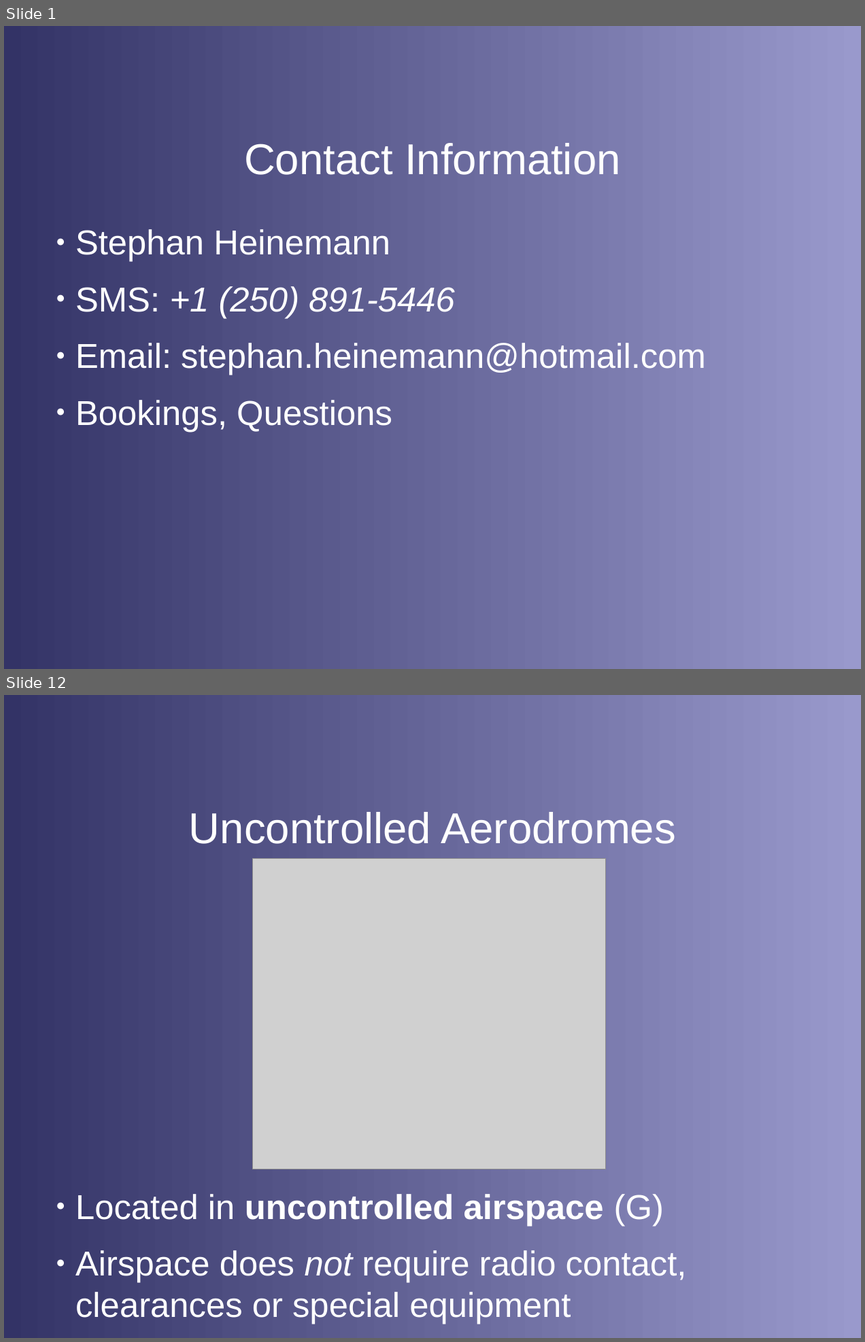
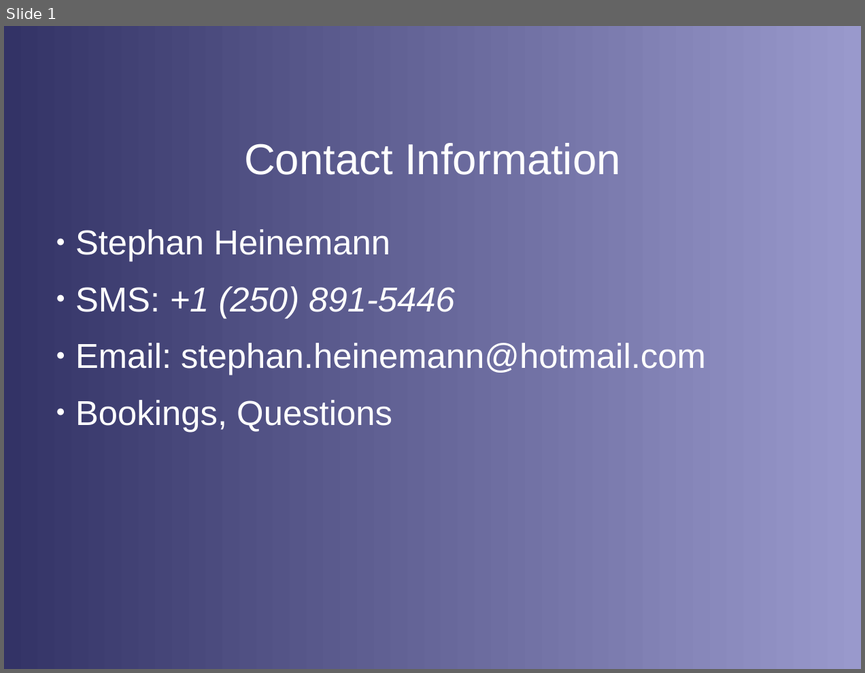
Before and after one commit to stephanheinemann/flight, a slide deck: FI/DriftIllusions/DriftIllusions.odp. Shown one above the other, each under a label of ours: slides 1 and 12 before the commit, slide 1 after it; the slides between them are not shown. The pictures are 865x1342 and 865x673 pixels, drawn with LibreOffice and Linux fonts; fonts in the diff are those of the drawing; grey boxes stand for pictures; background and template pictures are left out. Boxes give left, top, right and bottom in pixels: in the first picture for what was removed or moved away, otherwise in the second. Text is boxed around its words. In the diff, an @@ line names an element or a change of style, - is before the commit and + after.

```diff
--- a/FI/DriftIllusions/DriftIllusions.odp
+++ b/FI/DriftIllusions/DriftIllusions.odp
@@ slide 12 removed at <box>4,695,861,1338</box>, background gradient #333366 to #9999CC @@
@@ title removed at <box>189,812,676,844</box> @@
-Uncontrolled Aerodromes
@@ picture removed at <box>253,858,606,1169</box> @@
@@ text removed at <box>75,1194,687,1325</box> @@
-● Located in uncontrolled airspace (G)
-● Airspace does not require radio contact, clearances or special equipment
```
Also in this commit, not shown: 4 slides changed, 9 slides added, 13 other slides removed, 18 other files.
